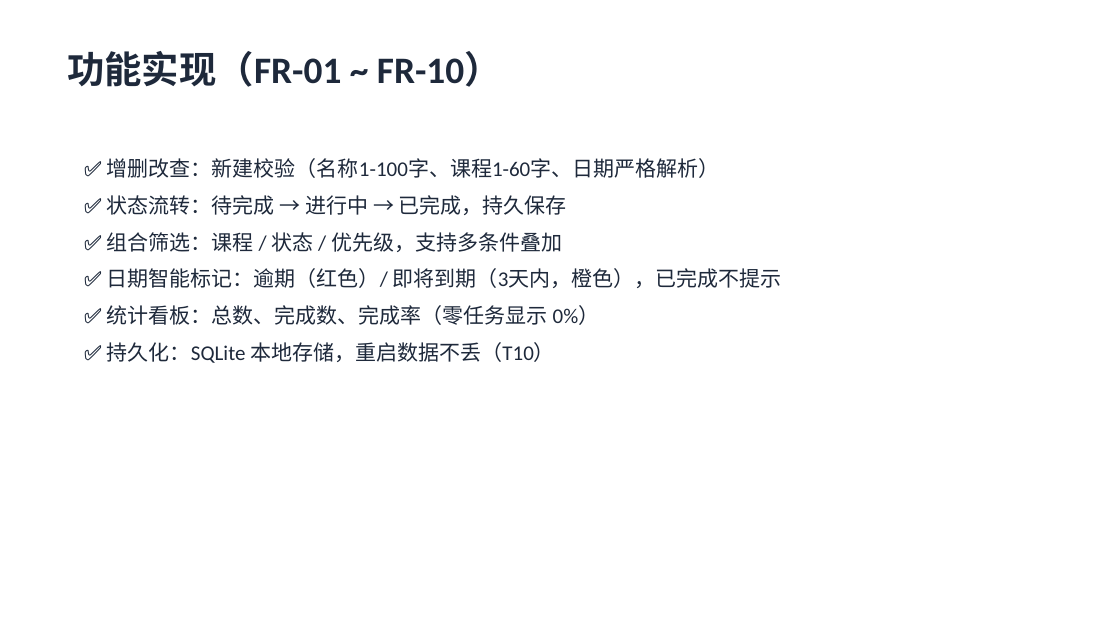
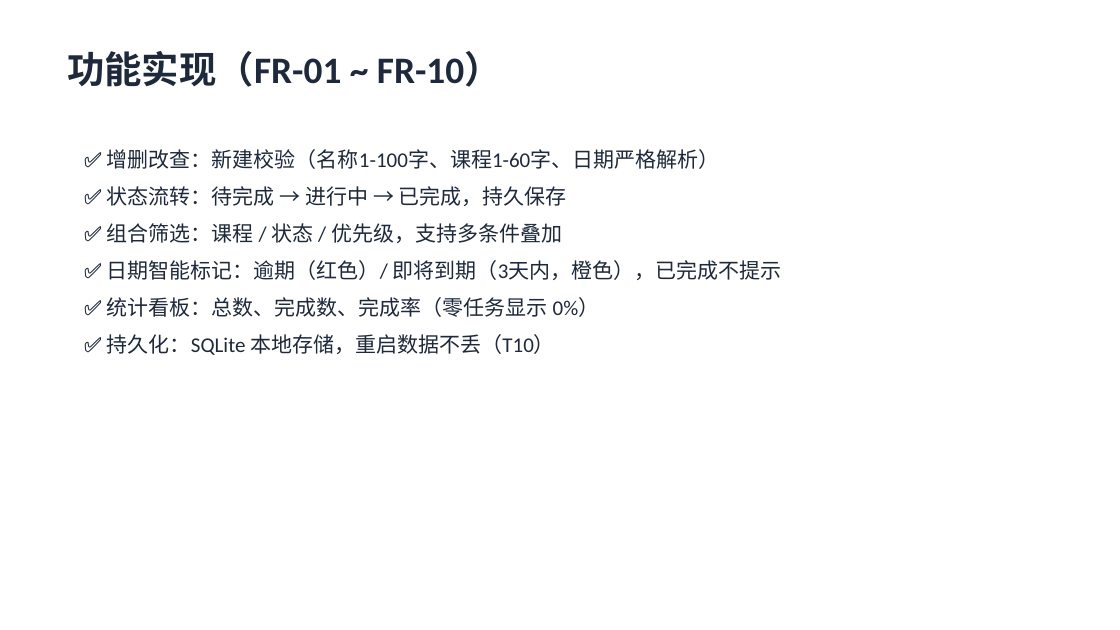
Before and after one commit to cql123-love/study-task, a slide deck: slide 3 of docs/实验一演示PPT.pptx. Drawn at 1120x630 pixels with LibreOffice and Linux fonts; fonts in the diff are those of the drawing. Boxes give left, top, right and bottom in pixels: in the first picture for what was removed or moved away, otherwise in the second. Text is boxed around its words. In the diff, an @@ line names an element or a change of style, - is before the commit and + after.

```diff
--- a/docs/实验一演示PPT.pptx
+++ b/docs/实验一演示PPT.pptx
@@ text "✅ 增删改查：新建校验（名称1-100字、课程1-60字、日期严格解析）": place and size @@
-text "✅ 增删改查：新建校验（名称1-100字、课程1-60字、日期严格解析）" at bbox=[107, 158, 782, 363]
+text "✅ 增删改查：新建校验（名称1-100字、课程1-60字、日期严格解析）" at bbox=[107, 149, 782, 355]
```
Also in this commit, not shown: 5 other slides changed, 3 other files.
